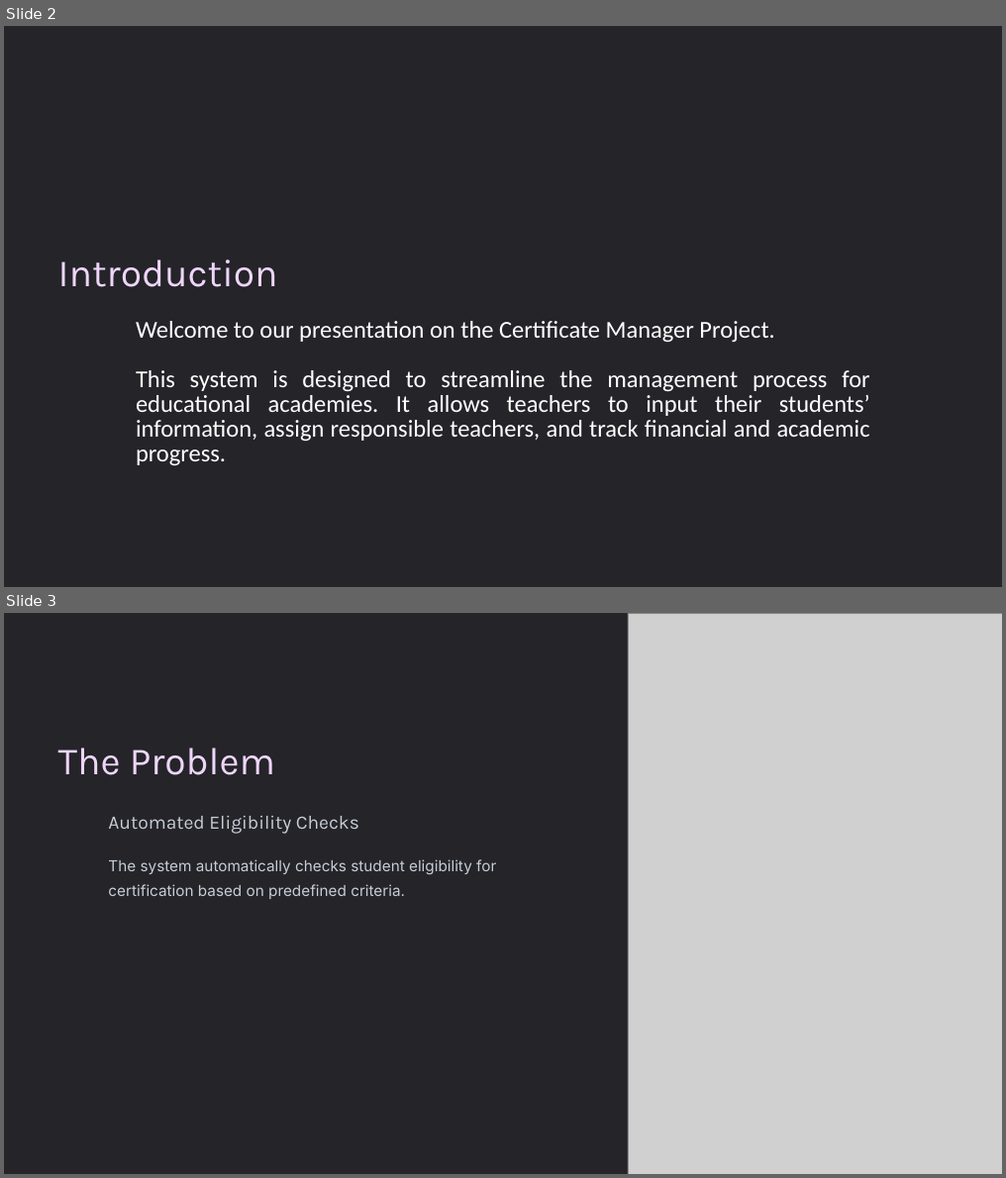
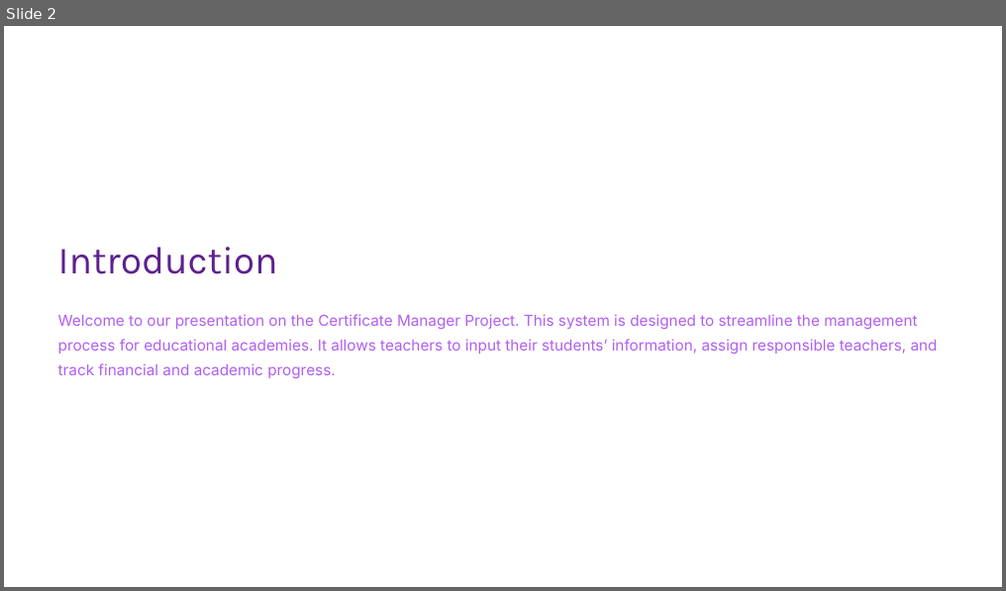
Before and after one commit to Zughayyar/JavaProject-Certificate-Manager, a slide deck: Presentation/Certificate-Manager-Project.pptx. Shown one above the other, each under a label of ours: slides 2 and 3 before the commit, slide 2 after it. The pictures are 1006x1178 and 1006x591 pixels, drawn with LibreOffice and Linux fonts; fonts in the diff are those of the drawing; grey boxes stand for pictures; background and template pictures are left out. Boxes give left, top, right and bottom in pixels: in the first picture for what was removed or moved away, otherwise in the second. Text is boxed around its words. In the diff, an @@ line names an element or a change of style, - is before the commit and + after.

```diff
--- a/Presentation/Certificate-Manager-Project.pptx
+++ b/Presentation/Certificate-Manager-Project.pptx
@@ slide 3 removed at [4,613,1002,1174], background #000000; not listed: 1 template element that a slide beside it also shows @@
@@ picture removed at [628,613,1002,1174] @@
@@ text removed at [58,748,275,775] @@
-The Problem
@@ text removed at [108,816,359,834] @@
-Automated Eligibility Checks
@@ text removed at [108,860,496,899] @@
-The system automatically checks student eligibility for certification based on predefined criteria.
@@ slide 2 changed as well @@
@@ rectangle at [4,26,1002,587]: fill #242429 to #FFFFFF @@
@@ text "Introduction": place and size @@
-text "Introduction" at [58,260,278,287]
+text "Introduction" at [58,247,278,274]
@@ text "Introduction" at [58,247,278,274]: text colour #EFD5FA to #5E208E @@
@@ text at [58,314,938,379]: text changed; size 28 to 17.5 pt; font Calibri to Inter; text colour #FFFFFF to #B05EF1 @@
-Welcome to our presentation on the Certificate Manager Project.
-This system is designed to streamline the management process for educational academies. It allows teachers to input their students’ information, assign responsible teachers, and track financial and academic progress.
+Welcome to our presentation on the Certificate Manager Project. This system is designed to streamline the management process for educational academies. It allows teachers to input their students’ information, assign responsible teachers, and track financial and academic progress.
@@ rectangle added at [869,540,1002,587], fill #FFFFFF, outline #FFFFFF 1 pt @@
```
Also in this commit, not shown: 5 other slides changed, 4 slides added, 3 other slides removed, 1 other file.
